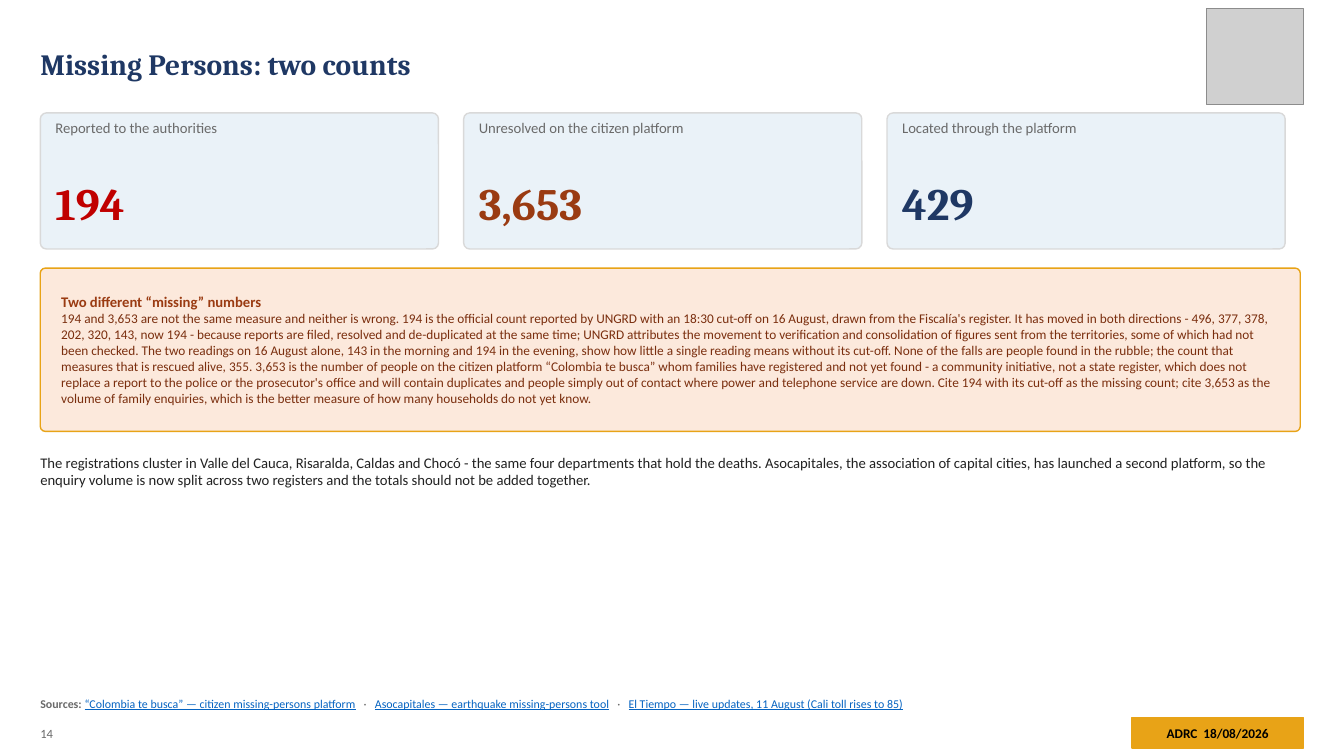
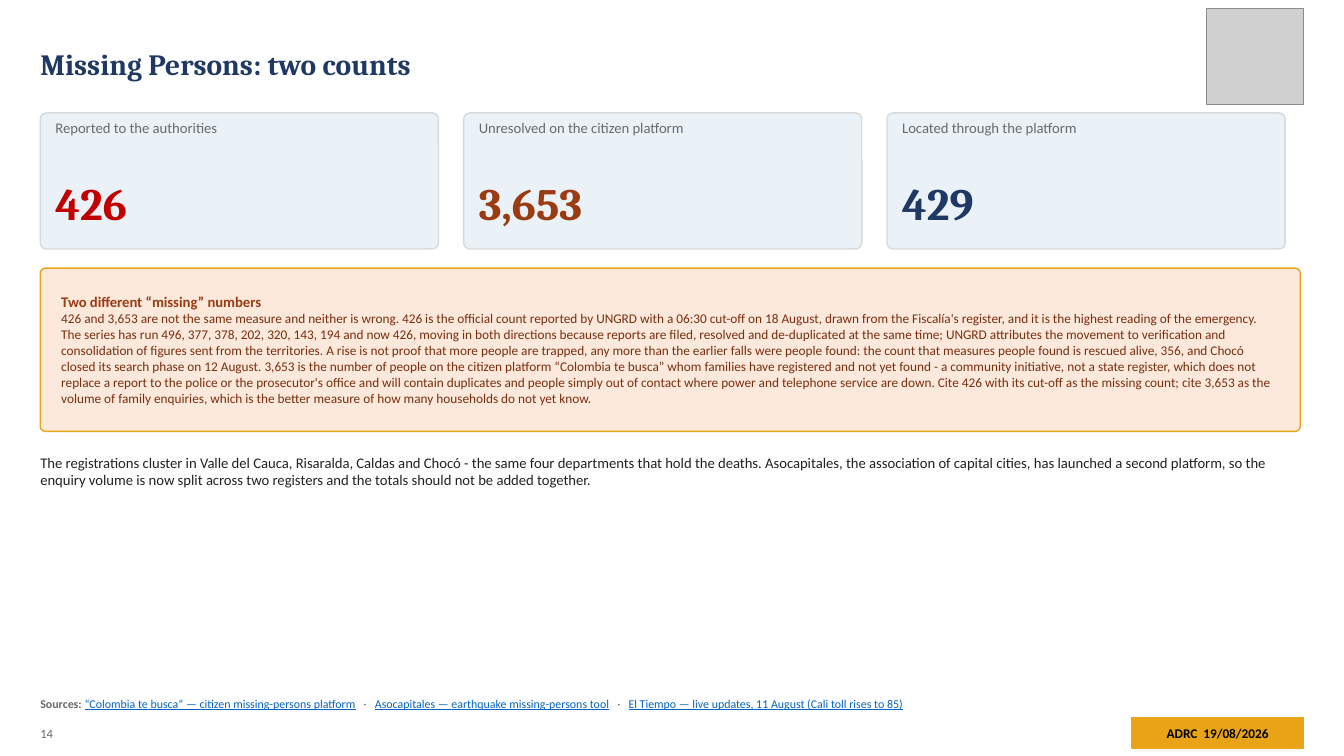
Before and after one commit to kochobi-max/whatsmap, a slide deck: slide 14 of reports/colombia_eq_20260810/output/ADRC_EQ_COL_Choco_20260810_EN.pptx. Drawn at 1344x756 pixels with LibreOffice and Linux fonts; fonts in the diff are those of the drawing; grey boxes stand for pictures. Boxes give left, top, right and bottom in pixels: in the first picture for what was removed or moved away, otherwise in the second. Text is boxed around its words. In the diff, an @@ line names an element or a change of style, - is before the commit and + after.

```diff
--- a/reports/colombia_eq_20260810/output/ADRC_EQ_COL_Choco_20260810_EN.pptx
+++ b/reports/colombia_eq_20260810/output/ADRC_EQ_COL_Choco_20260810_EN.pptx
@@ text at [55,189,127,221]: text changed @@
-194
+426
@@ text at [61,296,1270,405]: text changed @@
-Two different “missing” numbers
-194 and 3,653 are not the same measure and neither is wrong. 194 is the official count reported by UNGRD with an 18:30 cut-off on 16 August, drawn from the Fiscalía's register. It has moved in both directions - 496, 377, 378, 202, 320, 143, now 194 - because reports are filed, resolved and de-duplicated at the same time; UNGRD attributes the movement to verification and consolidation of figures sent from the territories, some of which had not been checked. The two readings on 16 August alone, 143 in the morning and 194 in the evening, show how little a single reading means without its cut-off. None of the falls are people found in the rubble; the count that measures that is rescued alive, 355. 3,653 is the number of people on the citizen platform “Colombia te busca” whom families have registered and not yet found - a community initiative, not a state register, which does not replace a report to the police or the prosecutor's office and will contain duplicates and people simply out of contact where power and telephone service are down. Cite 194 with its cut-off as the missing count; cite 3,653 as the volume of family enquiries, which is the better measure of how many households do not yet know.
+Two different “missing” numbers
+426 and 3,653 are not the same measure and neither is wrong. 426 is the official count reported by UNGRD with a 06:30 cut-off on 18 August, drawn from the Fiscalía's register, and it is the highest reading of the emergency. The series has run 496, 377, 378, 202, 320, 143, 194 and now 426, moving in both directions because reports are filed, resolved and de-duplicated at the same time; UNGRD attributes the movement to verification and consolidation of figures sent from the territories. A rise is not proof that more people are trapped, any more than the earlier falls were people found: the count that measures people found is rescued alive, 356, and Chocó closed its search phase on 12 August. 3,653 is the number of people on the citizen platform “Colombia te busca” whom families have registered and not yet found - a community initiative, not a state register, which does not replace a report to the police or the prosecutor's office and will contain duplicates and people simply out of contact where power and telephone service are down. Cite 426 with its cut-off as the missing count; cite 3,653 as the volume of family enquiries, which is the better measure of how many households do not yet know.
@@ text at [1167,728,1268,739]: text changed @@
-ADRC 18/08/2026
+ADRC 19/08/2026
```
Also in this commit, not shown: 36 other slides changed, 8 other files.
